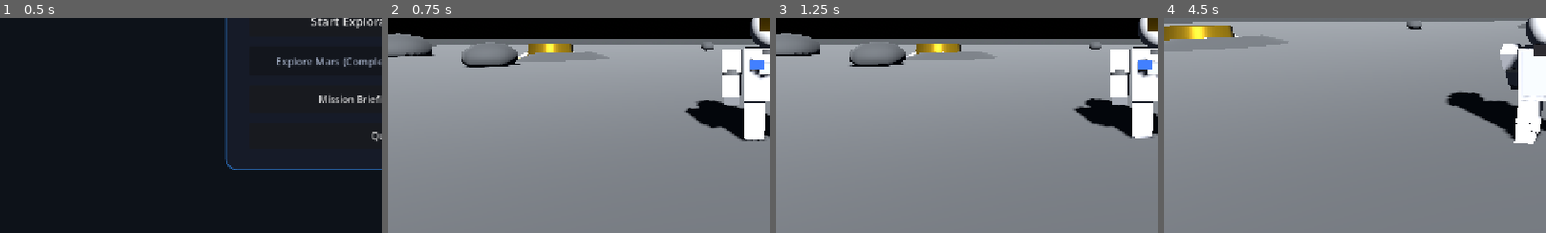
Above: before the commit, frames 1-4 (left to right).
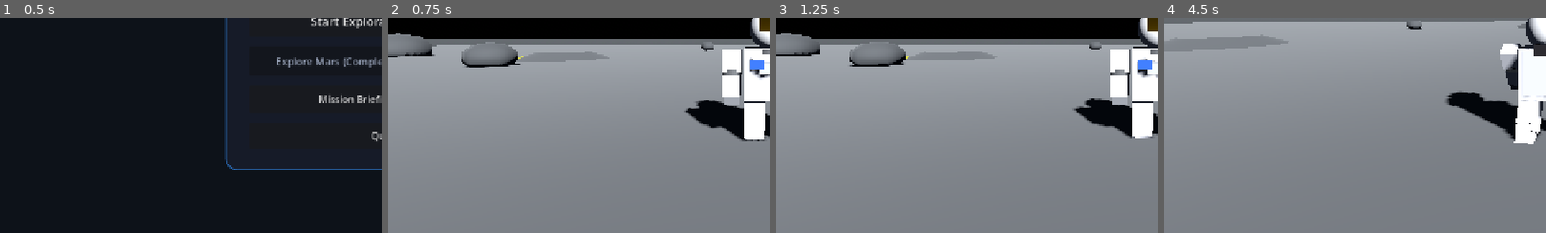
Above: after the commit, the same moments.

Repository: alsabithka/nasa_project
Game: Godot game, scene res://scenes/main_menu.tscn
Same seed, same stepped clock (60 frames per second), same inputs: the game is played once before the commit and once after it.
Inputs (mouse positions are % of the whole screen's width and height, from its top left):
- Up to frame 1 (0.5 s): no input
- Up to frame 2 (0.75 s): click "Start Exploration (Moon)" at 0.5 s
- Up to frame 3 (1.25 s): no input
- Up to frame 4 (4.5 s): click "[J] Journal" at 1.25 s; click "✕" at 2 s; click "[ESC] Menu" at 2.75 s; click "Start Exploration (Moon)" at 3.5 s; move the mouse to (55, 50) at 4.27 s; hold W (move_forward) from 4.28 s (still down); hold E (interact) from 4.28 s (still down); click (55, 50) at 4.42 s
The pictures show only the part of the screen within x 0-50%, y 45-95%; the shares and areas given below are measured in that part.

Frame 1 is identical in both runs. In frame 2, 0.5% of the frame differs, in the area x 34-49%, y 12-20%; in frame 3, 0.5%; in frame 4, 1.1%, in the area x 0-20%, y 3-11%.

Commit message:
feat: implement artifact state machine for excavation and cleaning sequence

Diff:
--- a/scripts/artifact/artifact.gd
+++ b/scripts/artifact/artifact.gd
@@ -1,22 +1,55 @@
 extends Area3D
 
-# Echoes Beyond Earth - Reusable Artifact Scene
-# Implements agreed Artifact interface & Roblox-style Proximity Prompt.
-
+# Echoes Beyond Earth - Artifact with full dig/clean discovery sequence
+
+# ---- Existing signals (kept for compatibility) ----
 signal artifact_interacted(artifact_id: String)
 
+# ---- New discovery-sequence signals ----
+signal dig_started()
+signal dig_completed()
+signal cleaning_started()
+signal cleaning_completed(artifact_id: String)
+signal state_changed(new_state: int)
+
+# ---- State machine ----
+enum ArtifactState {
+	BURIED,       # Only scanner can detect; no visual
+	DIG_SITE,     # Player is here; show dig prompt
+	DIGGING,      # E held; digging in progress
+	EXPOSED,      # Fully dug; show recover prompt
+	CLEANING,     # Cleaning UI active
+	IDENTIFIED    # Fully recovered and identified
+}
+
+# ---- Exports ----
 @export var artifact_id: String = "apollo_lrv"
 @export var interaction_range: float = 3.5
-
+@export var dig_duration: float = 4.0
+@export var clean_duration: float = 7.0
+
+# ---- Onready nodes (must match artifact.tscn) ----
 @onready var prompt_label: Label3D = $PromptLabel
 @onready var beacon_ring: MeshInstance3D = $BeaconRing
 @onready var visual_model: Node3D = $VisualModel
-
-var is_player_in_range: bool = false
+@onready var dust_particles: GPUParticles3D = $DustParticles
+@onready var dig_progress_label: Label3D = $DigProgressLabel
+
+# ---- State variables ----
+var current_state: ArtifactState = ArtifactState.BURIED
+var dig_progress: float = 0.0
+var clean_progress: float = 0.0
+var is_player_holding_e: bool = false
+var dig_particles_active: bool = false
+
+# ---- Internal ----
 var is_recovered: bool = false
 var artifact_name: String = ""
-
-# Agreed public interface for Scanner & GameState
+var _beacon_phase: float = 0.0
+var _clean_ui: CanvasLayer = null
+var _scanner_ref: Node = null
+
+# ---- Public interface (kept for scanner & game_state compatibility) ----
 func get_artifact_id() -> String:
 	return artifact_id
 
@@ -31,11 +64,44 @@
 	_load_artifact_metadata()
 	_update_visual_representation()
 	_update_state_from_gamestate()
-
-	# Listen for future recovery signals
+	_update_state_visuals()
+
+	# Configure dust particles
+	_setup_dust_particles()
+
+	# Listen for future recovery signals from game_state
 	var game_state = get_node_or_null("/root/GameState")
 	if game_state:
 		game_state.artifact_recovered.connect(_on_artifact_recovered_globally)
+
+	# Connect to scanner's locked_on_location signal
+	call_deferred("_connect_to_scanner")
+
+func _connect_to_scanner() -> void:
+	var scanner = get_tree().get_first_node_in_group("scanner")
+	if scanner:
+		_scanner_ref = scanner
+		if scanner.has_signal("locked_on_location"):
+			scanner.locked_on_location.connect(_on_scanner_locked_on)
+		if scanner.has_signal("left_location"):
+			scanner.left_location.connect(_on_scanner_left)
+
+func _setup_dust_particles() -> void:
+	if not dust_particles:
+		return
+	var pm = ParticleProcessMaterial.new()
+	pm.direction = Vector3(0, 1, 0)
+	pm.spread = 180.0
+	pm.gravity = Vector3(0, -1.5, 0)
+	pm.initial_velocity_min = 0.3
+	pm.initial_velocity_max = 0.5
+	pm.scale_min = 0.03
+	pm.scale_max = 0.06
+	pm.color = Color(0.65, 0.6, 0.5, 0.8)
+	dust_particles.process_material = pm
+	dust_particles.amount = 24
+	dust_particles.lifetime = 1.2
+	dust_particles.emitting = false
 
 func _load_artifact_metadata() -> void:
 	var game_state = get_node_or_null("/root/GameState")
@@ -48,69 +114,220 @@
 	else:
 		artifact_name = artifact_id.capitalize()
 
-	_update_prompt_display()
-
 func _update_state_from_gamestate() -> void:
 	var game_state = get_node_or_null("/root/GameState")
 	if game_state and game_state.is_artifact_recovered(artifact_id):
-		set_recovered_visuals()
+		current_state = ArtifactState.IDENTIFIED
+		is_recovered = true
 
 func _on_artifact_recovered_globally(recovered_id: String) -> void:
-	if recovered_id == artifact_id:
-		set_recovered_visuals()
-
-func set_recovered_visuals() -> void:
-	is_recovered = true
+	if recovered_id == artifact_id and current_state != ArtifactState.IDENTIFIED:
+		current_state = ArtifactState.IDENTIFIED
+		is_recovered = true
+		_update_state_visuals()
+
+# ---- Scanner event handlers ----
+func _on_scanner_locked_on() -> void:
+	# Only respond if buried and scanner's current closest is this artifact
+	if current_state != ArtifactState.BURIED:
+		return
+	if not _scanner_ref:
+		return
+	# Check that the scanner is targeting us (the scanner's target matches our id)
+	if _scanner_ref.get_current_target() == artifact_id:
+		_set_state(ArtifactState.DIG_SITE)
+
+func _on_scanner_left() -> void:
+	# If we were in DIG_SITE but player moved away (via scanner leaving)
+	if current_state == ArtifactState.DIG_SITE:
+		_set_state(ArtifactState.BURIED)
+
+# ---- Body enter/exit ----
+func _on_body_entered(body: Node3D) -> void:
+	pass # state transitions handled by scanner signals and input
+
+func _on_body_exited(body: Node3D) -> void:
+	pass
+
+# ---- State machine ----
+func _set_state(new_state: ArtifactState) -> void:
+	current_state = new_state
+	state_changed.emit(new_state)
+	_update_state_visuals()
+
+func _update_state_visuals() -> void:
+	if not prompt_label or not beacon_ring or not visual_model:
+		return
+
+	match current_state:
+		ArtifactState.BURIED:
+			visual_model.visible = false
+			prompt_label.visible = false
+			if dig_progress_label:
+				dig_progress_label.visible = false
+			_set_beacon_color(Color(1.0, 0.65, 0.0, 0.7), Color(1.0, 0.5, 0.0))
+
+		ArtifactState.DIG_SITE:
+			visual_model.visible = false
+			prompt_label.text = "[E] DIG HERE - Unidentified Signal Source"
+			prompt_label.modulate = Color(1.0, 0.85, 0.2, 1.0)
+			prompt_label.visible = true
+			if dig_progress_label:
+				dig_progress_label.visible = false
+			_set_beacon_color(Color(1.0, 0.65, 0.0, 0.9), Color(1.0, 0.6, 0.0))
+
+		ArtifactState.DIGGING:
+			visual_model.visible = false
+			prompt_label.visible = false
+			if dig_progress_label:
+				dig_progress_label.visible = true
+				dig_progress_label.text = "Excavating... 0%"
+			_set_beacon_color(Color(1.0, 0.65, 0.0, 0.9), Color(1.0, 0.6, 0.0))
+
+		ArtifactState.EXPOSED:
+			visual_model.visible = true
+			visual_model.scale = Vector3.ONE
+			prompt_label.text = "[E] RECOVER OBJECT"
+			prompt_label.modulate = Color(0.3, 1.0, 0.5, 1.0)
+			prompt_label.visible = true
+			if dig_progress_label:
+				dig_progress_label.visible = false
+			_set_beacon_color(Color(0.2, 0.9, 0.4, 0.7), Color(0.2, 0.9, 0.4))
+
+		ArtifactState.CLEANING:
+			visual_model.visible = true
+			prompt_label.visible = false
+			if dig_progress_label:
+				dig_progress_label.visible = false
+
+		ArtifactState.IDENTIFIED:
+			visual_model.visible = true
+			visual_model.scale = Vector3.ONE
+			prompt_label.text = "[IDENTIFIED] " + artifact_name
+			prompt_label.modulate = Color(0.4, 1.0, 0.5, 0.9)
+			prompt_label.visible = true
+			if dig_progress_label:
+				dig_progress_label.visible = false
+			_set_beacon_color(Color(0.2, 0.9, 0.4, 0.6), Color(0.2, 0.9, 0.4))
+			is_recovered = true
+
+func _set_beacon_color(albedo: Color, emission: Color) -> void:
+	if not beacon_ring:
+		return
+	var mat = beacon_ring.get_active_material(0)
+	if mat is StandardMaterial3D:
+		mat = mat.duplicate()
+		mat.albedo_color = albedo
+		mat.emission = emission
+		beacon_ring.set_surface_override_material(0, mat)
+
+# ---- Process ----
+func _process(delta: float) -> void:
+	_beacon_phase += delta
+
+	# Beacon ring animation
 	if beacon_ring:
-		var mat = beacon_ring.get_active_material(0)
-		if mat is StandardMaterial3D:
-			mat = mat.duplicate()
-			mat.albedo_color = Color(0.2, 0.9, 0.4, 0.6)
-			mat.emission = Color(0.2, 0.9, 0.4)
-			beacon_ring.set_surface_override_material(0, mat)
-	_update_prompt_display()
-
-func _update_prompt_display() -> void:
-	if not prompt_label:
+		beacon_ring.rotate_y(delta * (2.5 if current_state == ArtifactState.DIG_SITE else 0.8))
+		match current_state:
+			ArtifactState.BURIED, ArtifactState.DIG_SITE:
+				var pulse = (sin(_beacon_phase * 3.0) + 1.0) * 0.5
+				var spd = 4.0 if current_state == ArtifactState.DIG_SITE else 1.5
+				pulse = (sin(_beacon_phase * spd) + 1.0) * 0.5
+				beacon_ring.scale = Vector3(1.0 + pulse * 0.2, 1.0, 1.0 + pulse * 0.2)
+			ArtifactState.EXPOSED, ArtifactState.IDENTIFIED:
+				var pulse = (sin(_beacon_phase * 2.0) + 1.0) * 0.5
+				beacon_ring.scale = Vector3(1.0 + pulse * 0.1, 1.0, 1.0 + pulse * 0.1)
+			_:
+				beacon_ring.scale = Vector3.ONE
+
+	# Digging progress
+	if current_state == ArtifactState.DIGGING:
+		if is_player_holding_e:
+			dig_progress += delta / dig_duration
+			dig_progress = clamp(dig_progress, 0.0, 1.0)
+
+			# Update progress label
+			if dig_progress_label:
+				dig_progress_label.text = "Excavating... %d%%" % int(dig_progress * 100.0)
+
+			# Progressively reveal visual model
+			if dig_progress >= 0.3 and not visual_model.visible:
+				visual_model.visible = true
+			if visual_model.visible:
+				var reveal_scale = clamp(remap(dig_progress, 0.3, 1.0, 0.3, 1.0), 0.3, 1.0)
+				if dig_progress < 0.3:
+					reveal_scale = 0.0
+					visual_model.visible = false
+				visual_model.scale = Vector3.ONE * reveal_scale
+
+			# Activate dust
+			if dust_particles and not dust_particles.emitting:
+				dust_particles.emitting = true
+
+			if dig_progress >= 1.0:
+				_complete_digging()
+		else:
+			# Pause digging: stop particles
+			if dust_particles and dust_particles.emitting:
+				dust_particles.emitting = false
+
+# ---- Input ----
+func _unhandled_input(event: InputEvent) -> void:
+	if event.is_action_pressed("interact"):
+		is_player_holding_e = true
+		match current_state:
+			ArtifactState.DIG_SITE:
+				dig_started.emit()
+				_set_state(ArtifactState.DIGGING)
+			ArtifactState.EXPOSED:
+				cleaning_started.emit()
+				_set_state(ArtifactState.CLEANING)
+				_start_cleaning_ui()
+	elif event.is_action_released("interact"):
+		is_player_holding_e = false
+
+# ---- Dig completion ----
+func _complete_digging() -> void:
+	dig_progress = 1.0
+	if dust_particles:
+		dust_particles.emitting = false
+	dig_completed.emit()
+	_set_state(ArtifactState.EXPOSED)
+
+# ---- Cleaning UI ----
+func _start_cleaning_ui() -> void:
+	# Load and instantiate the cleaning UI
+	var ui_scene = load("res://scenes/ui/dig_clean_ui.tscn")
+	if not ui_scene:
+		# Fallback: auto-complete cleaning if scene not found
+		call_deferred("on_cleaning_done", artifact_id)
 		return
-	if is_recovered:
-		prompt_label.text = "[RECOVERED]\n" + artifact_name
-		prompt_label.modulate = Color(0.4, 1.0, 0.5, 0.9)
-		prompt_label.visible = is_player_in_range
-	else:
-		prompt_label.text = "[E] Investigate\n" + artifact_name
-		prompt_label.modulate = Color(1.0, 0.9, 0.3, 1.0)
-		prompt_label.visible = is_player_in_range
-
-func _on_body_entered(body: Node3D) -> void:
-	if body.is_in_group("player"):
-		is_player_in_range = true
-		_update_prompt_display()
-
-func _on_body_exited(body: Node3D) -> void:
-	if body.is_in_group("player"):
-		is_player_in_range = false
-		if prompt_label:
-			prompt_label.visible = false
-
-func _unhandled_input(event: InputEvent) -> void:
-	if is_player_in_range and event.is_action_pressed("interact"):
-		interact()
-
-func interact() -> void:
+	_clean_ui = ui_scene.instantiate()
+	_clean_ui.artifact_id = artifact_id
+	_clean_ui.clean_duration = clean_duration
+	if _clean_ui.has_signal("cleaning_done"):
+		_clean_ui.cleaning_done.connect(on_cleaning_done)
+	add_child(_clean_ui)
+
+func on_cleaning_done(done_artifact_id: String) -> void:
+	if _clean_ui:
+		_clean_ui.queue_free()
+		_clean_ui = null
+	_identify_artifact()
+
+func _identify_artifact() -> void:
+	_set_state(ArtifactState.IDENTIFIED)
 	var game_state = get_node_or_null("/root/GameState")
 	if game_state:
 		game_state.register_artifact(artifact_id)
-	set_recovered_visuals()
+	cleaning_completed.emit(artifact_id)
 	artifact_interacted.emit(artifact_id)
 
-func _process(delta: float) -> void:
-	# Subtle floating beacon animation (Roblox visual polish)
-	if beacon_ring:
-		beacon_ring.rotate_y(delta * 0.8)
-		if not is_recovered:
-			var pulse = (sin(Time.get_ticks_msec() * 0.004) + 1.0) * 0.5
-			beacon_ring.scale = Vector3(1.0 + pulse * 0.15, 1.0, 1.0 + pulse * 0.15)
+# ---- Visual representation (all existing mesh builders kept intact) ----
+func set_recovered_visuals() -> void:
+	is_recovered = true
+	current_state = ArtifactState.IDENTIFIED
+	_update_state_visuals()
 
 func _update_visual_representation() -> void:
 	if not visual_model:
@@ -289,7 +506,7 @@
 	body.mesh = b_box
 	body.position = Vector3(0, 0.3, 0)
 	var solar_mat = StandardMaterial3D.new()
-	solar_mat.albedo_color = Color(0.1, 0.15, 0.35) # Dark blue solar cells
+	solar_mat.albedo_color = Color(0.1, 0.15, 0.35)
 	solar_mat.metallic = 0.6
 	solar_mat.roughness = 0.2
 	body.set_surface_override_material(0, solar_mat)
